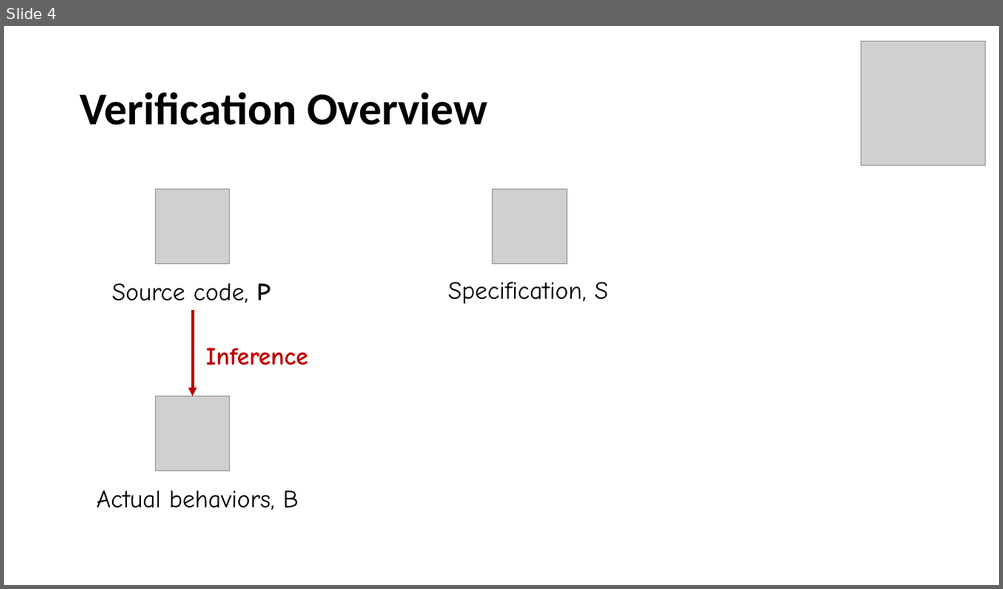
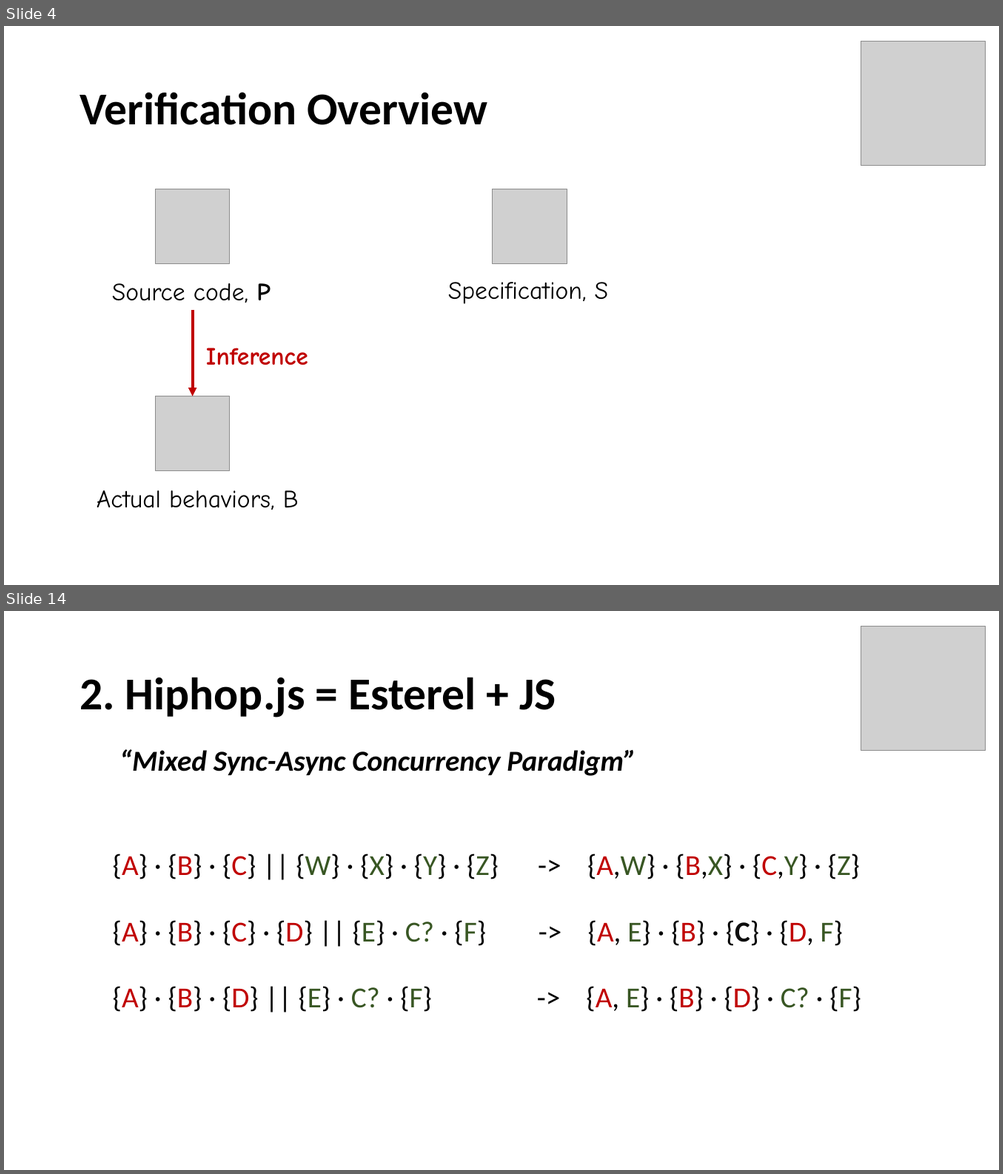
Before and after one commit to songyahui/Semantics_HIPHOP, a slide deck: timed_eff.pptx. Shown one above the other, each under a label of ours: slide 4 before the commit, slides 4 and 14 after it; the slides between them are not shown. The pictures are 1003x589 and 1003x1174 pixels, drawn with LibreOffice and Linux fonts; fonts in the diff are those of the drawing; grey boxes stand for pictures. Boxes give left, top, right and bottom in pixels: in the first picture for what was removed or moved away, otherwise in the second. Text is boxed around its words. In the diff, an @@ line names an element or a change of style, - is before the commit and + after.

```diff
--- a/timed_eff.pptx
+++ b/timed_eff.pptx
@@ slide 14 added at bbox=[4, 611, 999, 1170], background #FFFFFF @@
@@ picture added at bbox=[861, 626, 986, 751] @@
@@ title added at bbox=[79, 677, 556, 718], 44 pt, text #000000, bold @@
+2. Hiphop.js = Esterel + JS
@@ text added at bbox=[119, 749, 636, 776], 28 pt, text #000000, bold, italic @@
+“Mixed Sync-Async Concurrency Paradigm”
@@ text added at bbox=[113, 854, 861, 1012], 28 pt, text #000000 @@
+{A} · {B} · {C} || {W} · {X} · {Y} · {Z} -> {A,W} · {B,X} · {C,Y} · {Z}
+{A} · {B} · {C} · {D} || {E} · C? · {F} -> {A, E} · {B} · {C} · {D, F}
+{A} · {B} · {D} || {E} · C? · {F} -> {A, E} · {B} · {D} · C? · {F}
```
Also in this commit, not shown: 10 slides changed, 7 other slides added.
